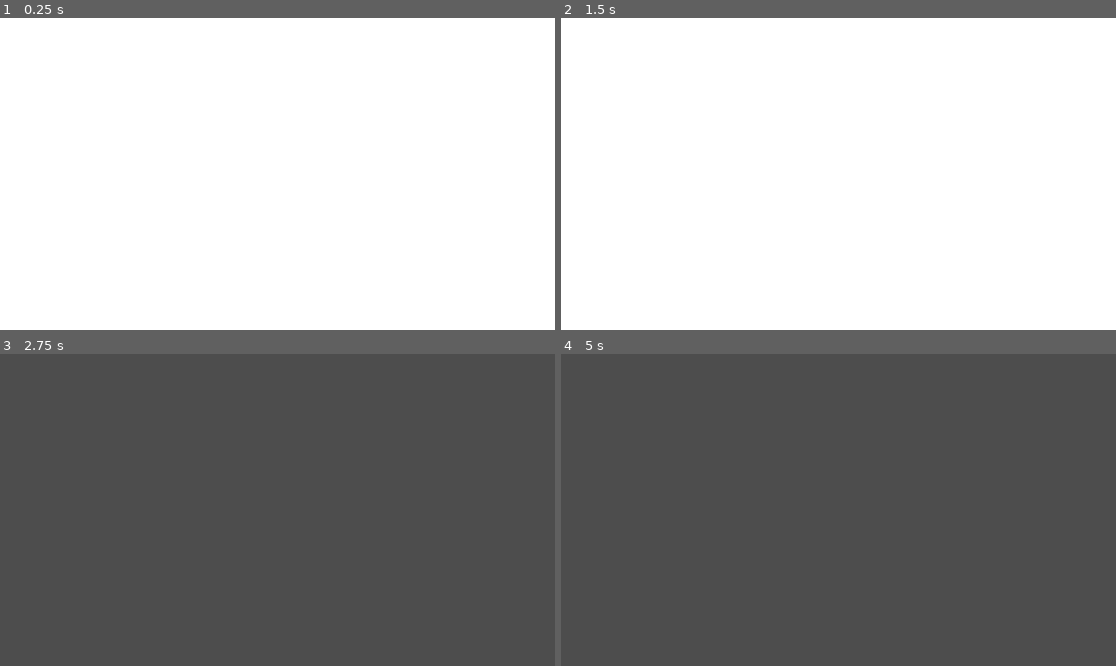
Above: before the commit, frames 1-4 (two rows, left to right).
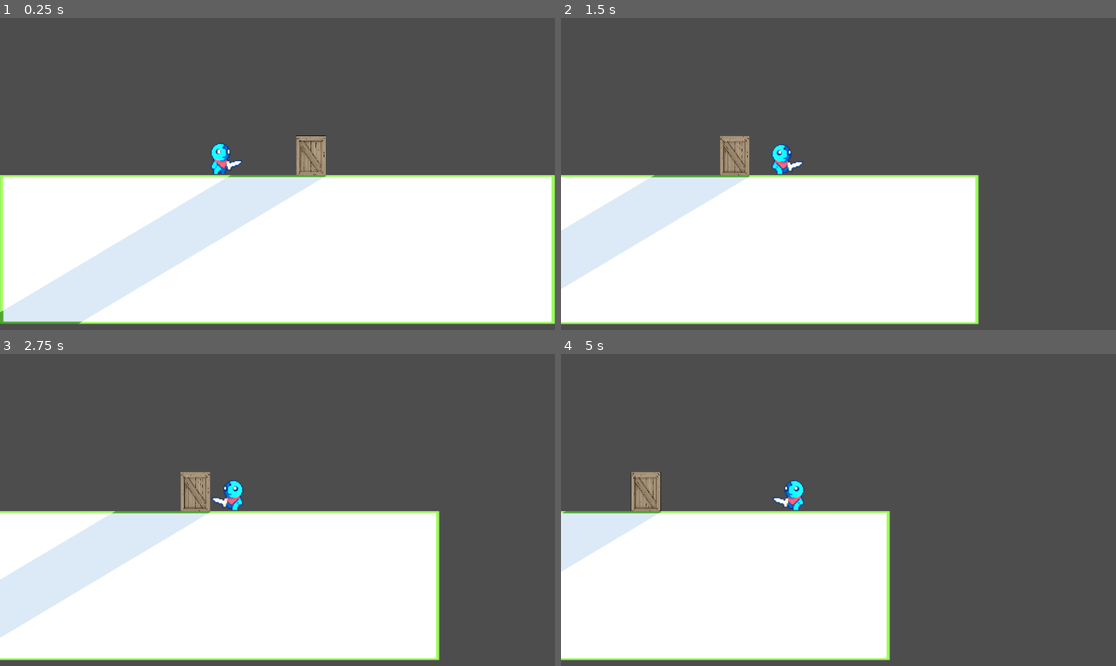
Above: after the commit, the same moments.

Repository: Emily-Random/Eclipsed
Game: Godot game, scene res://Main.tscn
Two runs of this game, one before a commit and one after it. Both use one fixed random seed, a clock stepped at 60 frames per second and the inputs below.
Inputs:
- Up to frame 1 (0.25 s): no input
- Up to frame 2 (1.5 s): tap Enter at 0.5 s; hold D (Right) from 0.53 s (still down); tap Space (Jump) at 0.77 s
- Up to frame 3 (2.75 s): tap Space (Jump) at 1.52 s; release D (Right) at 2.03 s; hold Left (Left) from 2.03 s (still down)
- Up to frame 4 (5 s): release Left (Left) at 2.78 s; hold D (Right) 2.78-4.28 s; tap Space (Jump) at 3.02, 3.77, 4.52 s; hold Left (Left) from 4.28 s (still down)

The runs differ from the first frame. In frame 1, 62% of the frame differs, in the area x 0-100%, y 0-100%; in frame 2, 70%; in frame 3, 39%; in frame 4, 29%.

Commit message:
With shadow features.

Diff:
--- a/Main.tscn
+++ b/Main.tscn
@@ -14,7 +14,7 @@
 [ext_resource type="Texture2D" uid="uid://de0ukhk5xbvt6" path="res://assets/sprites/Player/3/Squat.png" id="9_grluw"]
 
 [sub_resource type="RectangleShape2D" id="RectangleShape2D_dyt3b"]
-size = Vector2(23.75, 35.5)
+size = Vector2(4.875, 6.75)
 
 [sub_resource type="Animation" id="Animation_2dfdn"]
 length = 0.001
@@ -442,16 +442,15 @@
 }]
 
 [sub_resource type="RectangleShape2D" id="RectangleShape2D_qjmn3"]
-size = Vector2(36, 77.375)
+size = Vector2(12, 15.3438)
 
 [sub_resource type="OccluderPolygon2D" id="OccluderPolygon2D_mtunv"]
-polygon = PackedVector2Array(-222, -88, -220, -3, -166, -2, -166, -88)
+polygon = PackedVector2Array(-220, -80, -220, -63, -208, -63, -208, -80)
 
 [sub_resource type="PhysicsMaterial" id="PhysicsMaterial_dow2w"]
 
 [sub_resource type="RectangleShape2D" id="RectangleShape2D_p8mhc"]
-
-size = Vector2(201.5, 38)
+size = Vector2(229.75, 62)
 
 [node name="Node2D" type="Node2D"]
 
@@ -468,9 +467,7 @@
 zoom = Vector2(5, 5)
 
 [node name="CollisionShape2D" type="CollisionShape2D" parent="Player"]
-
-position = Vector2(0, -1)
-
+position = Vector2(-23.4375, -3.625)
 shape = SubResource("RectangleShape2D_dyt3b")
 
 [node name="AnimationPlayer" type="AnimationPlayer" parent="Player"]
@@ -479,43 +476,38 @@
 }
 
 [node name="AnimatedSprite2D" type="AnimatedSprite2D" parent="Player"]
-
-position = Vector2(-359, -49)
-scale = Vector2(2.19048, 2.19048)
-
-
+position = Vector2(-21, -10)
+scale = Vector2(0.476191, 0.476191)
 sprite_frames = SubResource("SpriteFrames_actmg")
 animation = &"Attack1"
 
 [node name="RigidBody2D" type="RigidBody2D" parent="."]
 
 [node name="Sprite2D" type="Sprite2D" parent="RigidBody2D"]
-position = Vector2(277, -45)
-scale = Vector2(0.107422, 0.170898)
+position = Vector2(13.875, -8.31253)
+scale = Vector2(0.0239258, 0.0339354)
 texture = ExtResource("4_nwaxi")
 
 [node name="CollisionShape2D" type="CollisionShape2D" parent="RigidBody2D"]
-position = Vector2(277, -39)
+position = Vector2(14, -8.67188)
 shape = SubResource("RectangleShape2D_qjmn3")
 
 [node name="LightOccluder2D" type="LightOccluder2D" parent="RigidBody2D"]
 z_index = 1
-position = Vector2(469, 3)
+position = Vector2(228, 63)
 occluder = SubResource("OccluderPolygon2D_mtunv")
 
 [node name="StaticBody2D" type="StaticBody2D" parent="."]
 physics_material_override = SubResource("PhysicsMaterial_dow2w")
 
 [node name="CollisionShape2D" type="CollisionShape2D" parent="StaticBody2D"]
-
+position = Vector2(-0.875, 31)
 shape = SubResource("RectangleShape2D_p8mhc")
 debug_color = Color(0, 0.647674, 0.204351, 0.42)
 
 [node name="Sprite2D" type="Sprite2D" parent="StaticBody2D"]
-scale = Vector2(1.44228, 0.893646)
+position = Vector2(0, 32)
+scale = Vector2(0.292031, 0.173342)
 texture = ExtResource("5_i388n")
 
-position = Vector2(161, -1)
-shape = SubResource("RectangleShape2D_p8mhc")
-
 [node name="TileMapLayer" type="TileMapLayer" parent="."]
--- a/player.gd
+++ b/player.gd
@@ -1,7 +1,7 @@
 extends CharacterBody2D
 
-const SPEED = 200.0
-const JUMP_VELOCITY = -400.0
+const SPEED = 60.0
+const JUMP_VELOCITY = -200.0
 
 @onready var anim_player = $AnimatedSprite2D # Reference to the AnimatedSprite2D node
 
